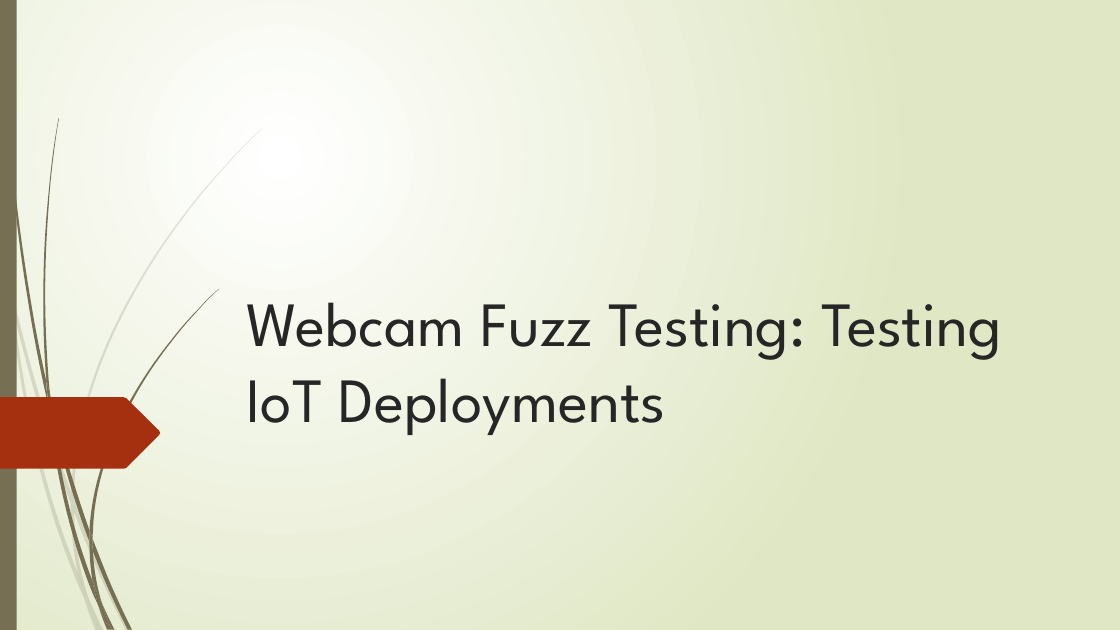
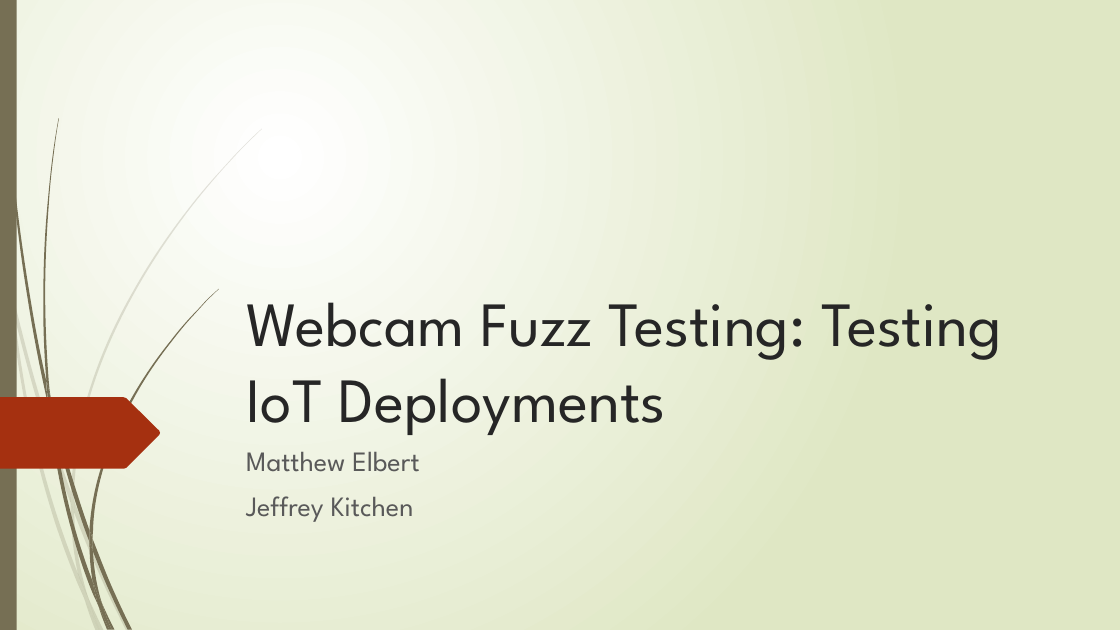
Before and after one commit to mkelbertonthehub/fuzzingProject, a slide deck: slide 1 of Presentation/WebcamFuzzing.pptx. Drawn at 1120x630 pixels with LibreOffice and Linux fonts; fonts in the diff are those of the drawing. Boxes give left, top, right and bottom in pixels: in the first picture for what was removed or moved away, otherwise in the second. Text is boxed around its words. In the diff, an @@ line names an element or a change of style, - is before the commit and + after.

Commit message:
Small ppt update

```diff
--- a/Presentation/WebcamFuzzing.pptx
+++ b/Presentation/WebcamFuzzing.pptx
@@ subtitle added at bbox=[246, 452, 419, 522], 24 pt, text #595959 @@
+Matthew Elbert
+Jeffrey Kitchen
```
Also in this commit, not shown: 6 slides added, 4 slides removed.
